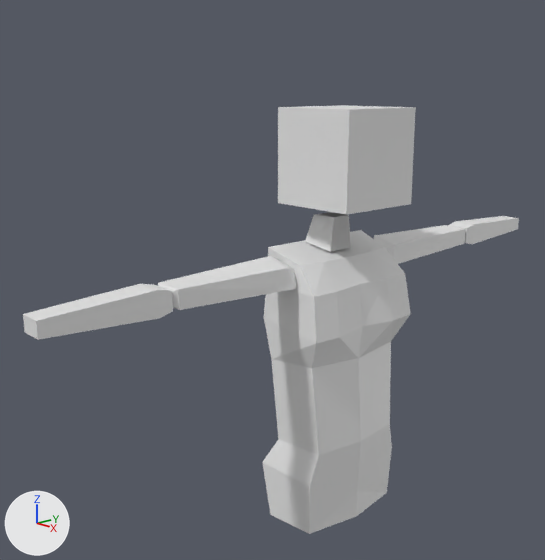
What one commit did to the Blender file Hana.blend.
Before and after are seen from a camera (50 mm lens) standing at (7.54, -8.11, 5.21) and looking at (-0.94, -0.57, 2.27). The lights are fixed; the arrows at lower left show +X, +Y and +Z.
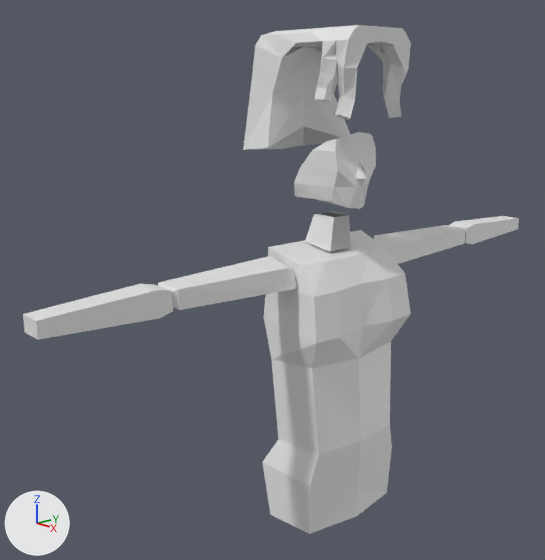
Changed parts and their boxes (x1, y1, x2, y2) in the pictures (545 x 560 px):
'Cube', reshaped (19% taller)
    before: (23, 105, 519, 534)
    after: (23, 25, 519, 534)
part 1 of me_cube, added
    after: (243, 25, 411, 150)
part 2 of me_cube, deleted
    before: (278, 105, 416, 215)

What the commit changed:
me_cube is used by ob_cube; location (0.0, 0.0, 0.0).
me_cube had 119 vertices, 97 faces, 2 loose edges and spanned x -0.71..0.69, y -4.84..0.32, z -1.44..4.89.
me_cube now has 179 vertices, 153 faces, 2 loose edges and spans x -1.54..0.62, y -4.84..0.32, z -1.44..5.94.
me_cube part 1: a new loose piece of 90 vertices spanning x -1.54..0.62, y -0.9..0.0, z 4.21..5.94, in mat_material (white #e7e7e7).
me_cube part 2: the loose piece of 30 vertices spanning x -0.69..0.69, y -0.69..0.0, z 3.51..4.89 is deleted.
